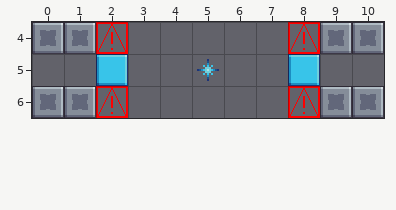
One commit to this Tiled map (JSON): Assets/Level_Editor/TileMap/Room_70.tmj. Above, as it was before the edit.
Cells are 32x32 px. Shown: x 0..10, y 4..6.
Once edited:
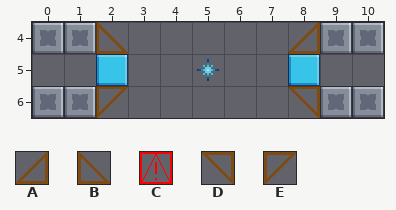
Key: from "tileSet": A 106, B 107, C 108, D 116, E 117.
_ is an empty cell, . an unchanged one.
Edits made:
--- layer "Blocks"
@@ x 2..8 @@
-4 C.....C
+4 B.....A
@@ x 2..8 @@
-6 C.....C
+6 E.....D
Where, in picture pixels (left, top, right, bottom), the same in both pictures:
changed: (96, 22, 128, 54)
changed: (288, 22, 320, 54)
changed: (96, 86, 128, 118)
changed: (288, 86, 320, 118)
